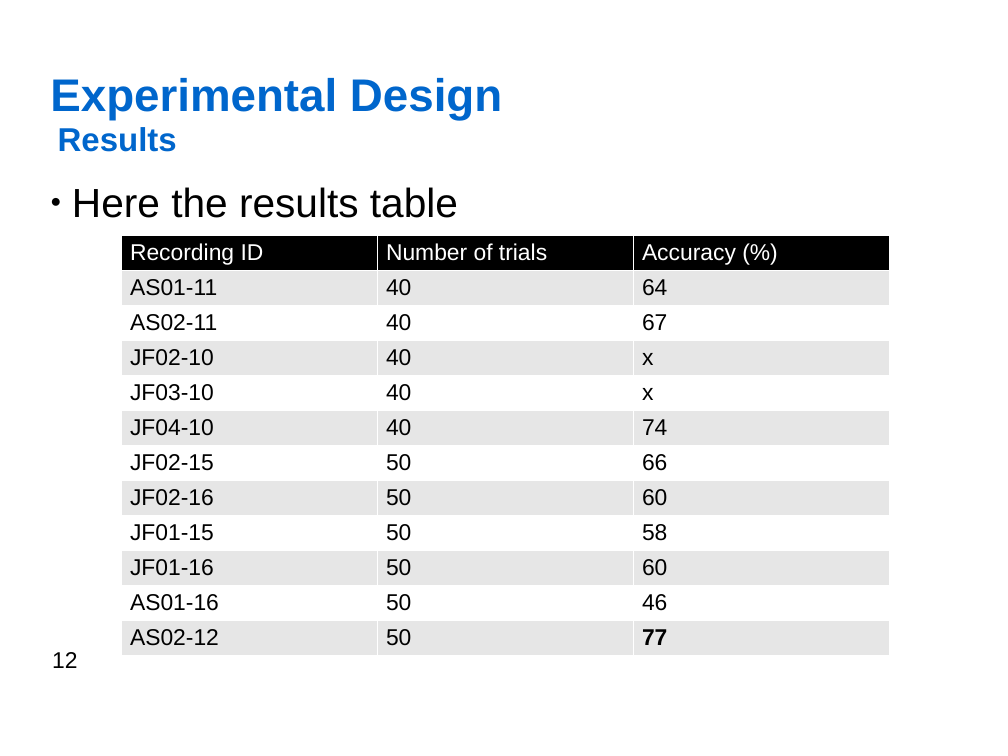
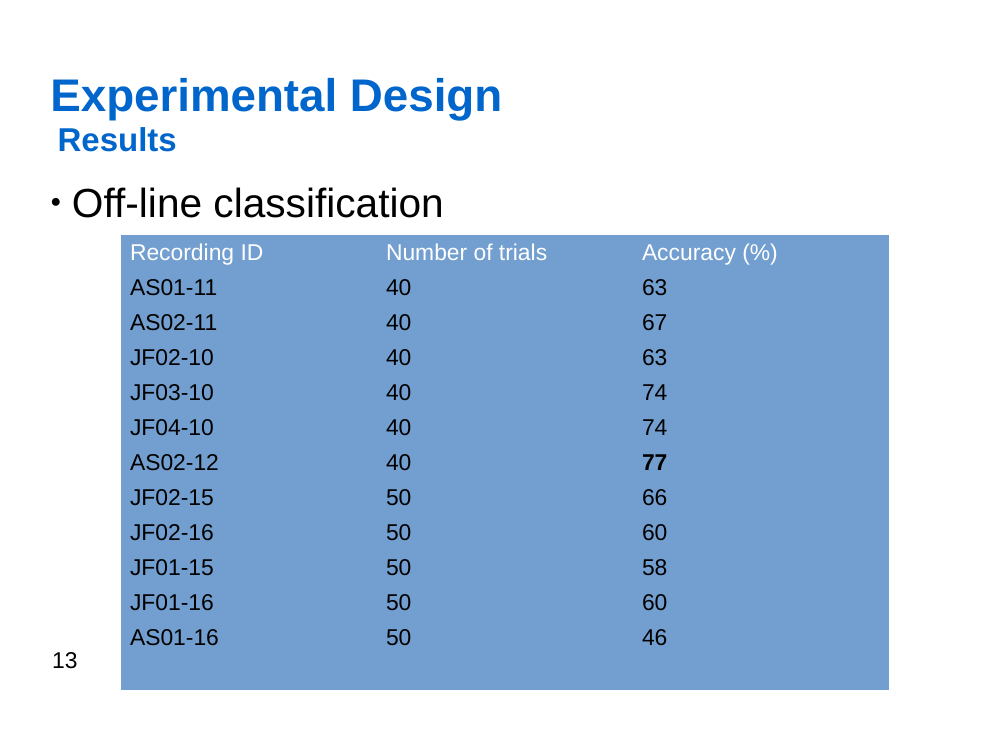
Before and after one commit to jfedjaev/NSTresearchPractice, a slide deck: slide 13 of Report/Presentation/Fedjaev_ResearchPractice.odp (slide 12 before the commit). Drawn at 1008x756 pixels with LibreOffice and Linux fonts; fonts in the diff are those of the drawing; background and template pictures are left out. Boxes give left, top, right and bottom in pixels: in the first picture for what was removed or moved away, otherwise in the second. Text is boxed around its words. In the diff, an @@ line names an element or a change of style, - is before the commit and + after.

Commit message:
upd presentation

```diff
--- a/Report/Presentation/Fedjaev_ResearchPractice.odp
+++ b/Report/Presentation/Fedjaev_ResearchPractice.odp
@@ text at (72,187,443,218): text changed @@
-● Here the results table
+● Off-line classification
@@ table at (121,235,889,690) @@
-row 2, column 3: 64
+row 2, column 3: 63
-row 4, column 3: x
+row 4, column 3: 63
-row 5, column 3: x
+row 5, column 3: 74
+row 7: AS02-12 | 40 | 77
-row 12: AS02-12 | 50 | 77
+row 13:  |  | 
@@ page number at (52,652,77,669): text changed @@
-12
+13
```
Also in this commit, not shown: 2 other slides changed, 4 slides added, 2 slides removed, 1 other file.
